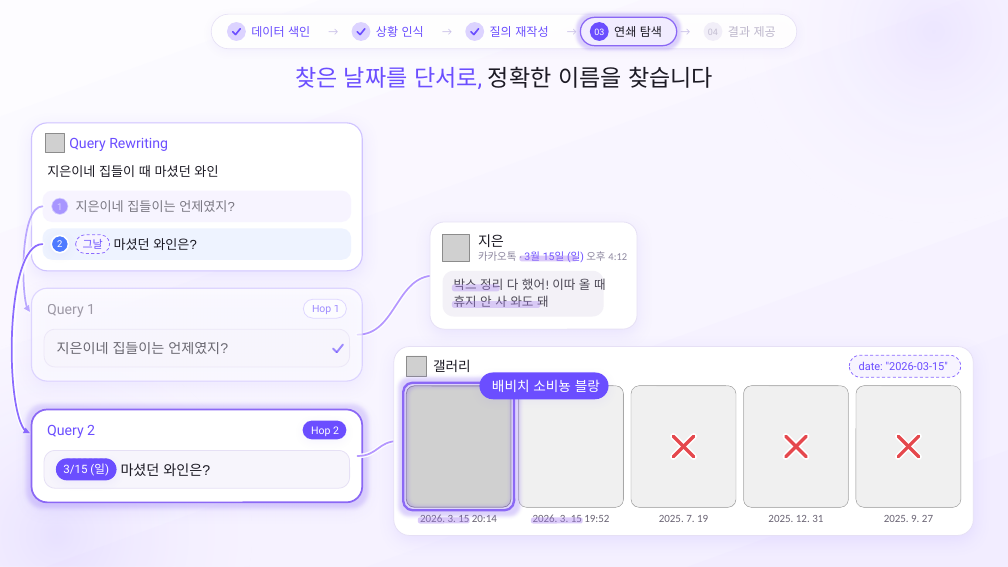
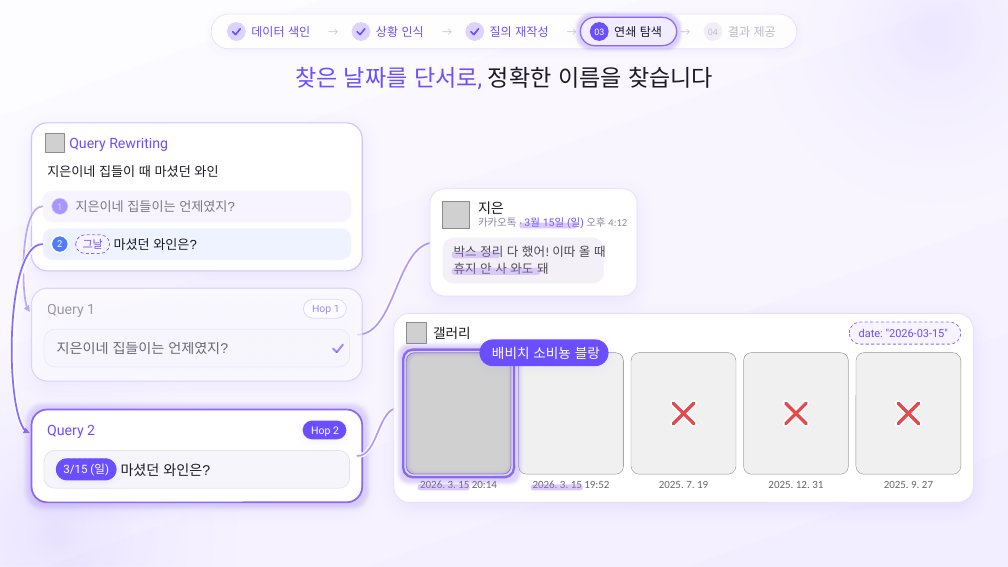
Before and after one commit to SB-Jo/t3, a slide deck: slide 16 of weave/결선준비/09_HowItWorks/HowItWorks_Argon_claude.pptx. Drawn at 1008x567 pixels with LibreOffice and Linux fonts; fonts in the diff are those of the drawing; grey boxes stand for pictures. Boxes give left, top, right and bottom in pixels: in the first picture for what was removed or moved away, otherwise in the second. Text is boxed around its words. In the diff, an @@ line names an element or a change of style, - is before the commit and + after.

```diff
--- a/weave/결선준비/09_HowItWorks/HowItWorks_Argon_claude.pptx
+++ b/weave/결선준비/09_HowItWorks/HowItWorks_Argon_claude.pptx
@@ freeform shape: place and size @@
-freeform shape at box(358, 276, 435, 335)
+freeform shape at box(358, 243, 435, 335)
@@ freeform shape: place and size @@
-freeform shape at box(358, 276, 435, 335)
+freeform shape at box(358, 243, 435, 335)
@@ 12 rounded rectangles, 12 freeform shapes, 11 texts, 6 pictures: place and size @@
-12 rounded rectangles, 12 freeform shapes, 11 texts, 6 pictures at box(403, 222, 960, 525)
+12 rounded rectangles, 12 freeform shapes, 11 texts, 6 pictures at box(403, 189, 960, 492)
@@ freeform shape: place and size @@
-freeform shape at box(358, 441, 399, 456)
+freeform shape at box(358, 408, 399, 457)
@@ freeform shape: place and size @@
-freeform shape at box(358, 441, 399, 456)
+freeform shape at box(358, 408, 399, 457)
@@ 3 rounded rectangles, 1 picture, 1 text: place and size @@
-3 rounded rectangles, 1 picture, 1 text at box(394, 234, 974, 535)
+3 rounded rectangles, 1 picture, 1 text at box(394, 202, 974, 503)
```
Also in this commit, not shown: 4 other slides changed, 7 other files.
